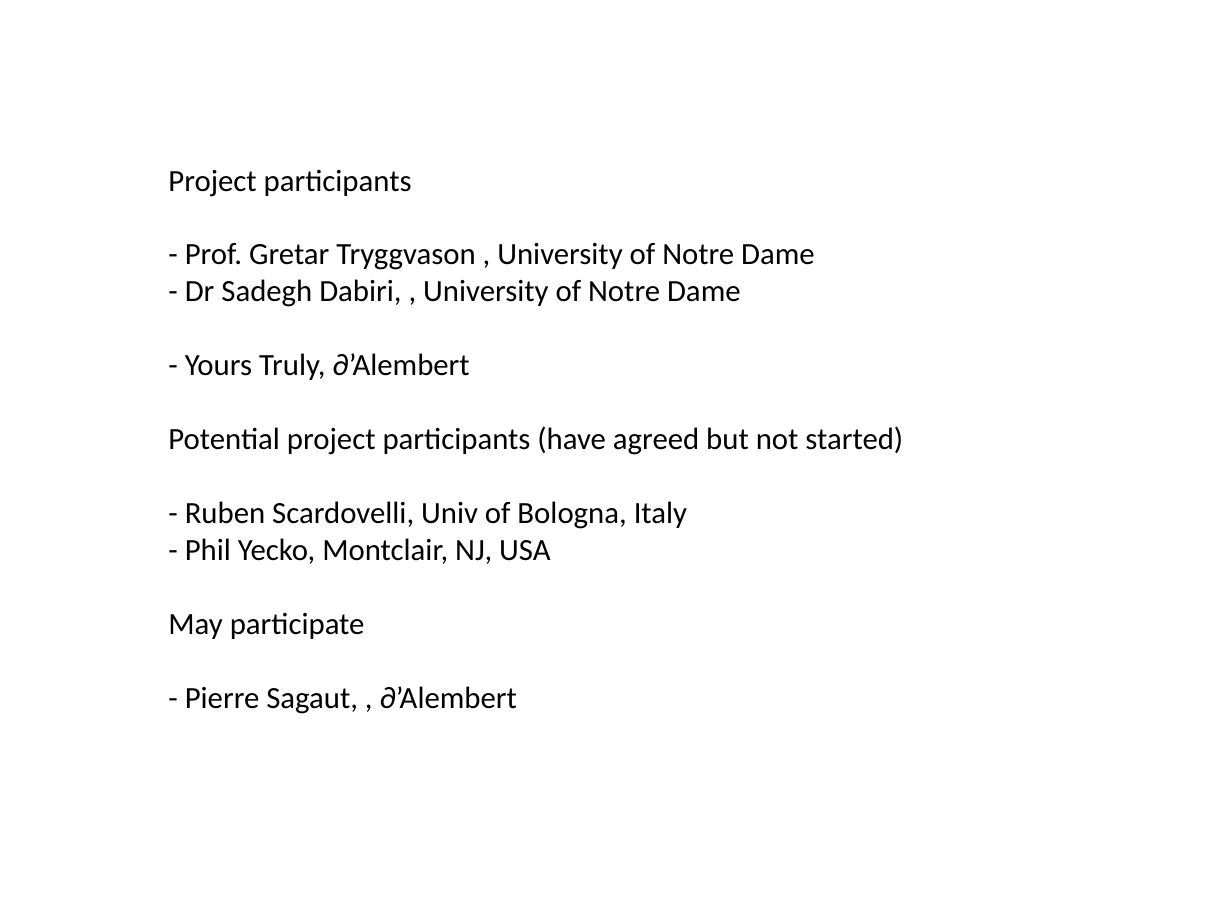
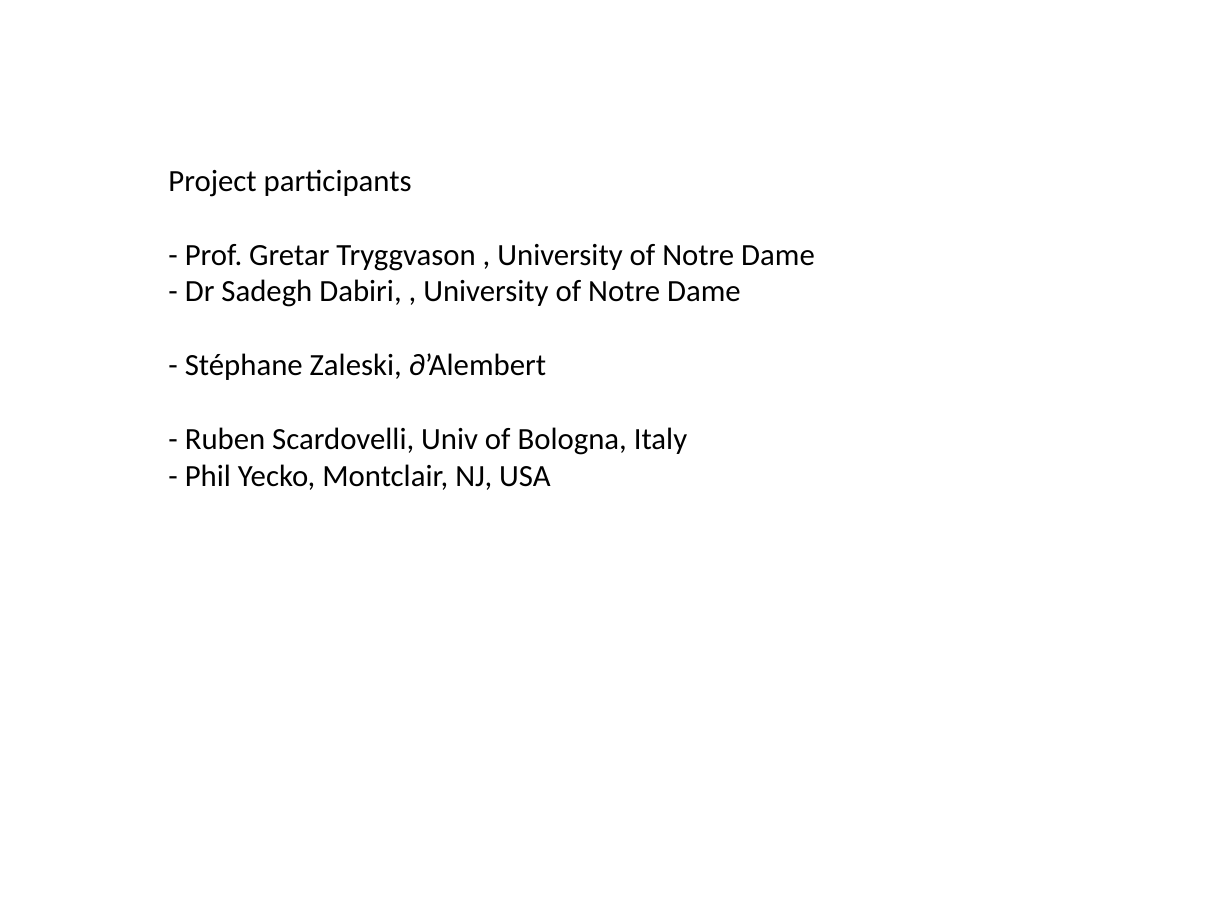
Before and after one commit to slitvinov/paris-git, a slide deck: slide 2 of Documentation/ParisSimulator.pptx. Drawn at 1232x924 pixels with LibreOffice and Linux fonts; fonts in the diff are those of the drawing. Boxes give left, top, right and bottom in pixels: in the first picture for what was removed or moved away, otherwise in the second. Text is boxed around its words. In the diff, an @@ line names an element or a change of style, - is before the commit and + after.

```diff
--- a/Documentation/ParisSimulator.pptx
+++ b/Documentation/ParisSimulator.pptx
@@ text at [185,353,546,380]: text changed @@
-- Yours Truly, ∂’Alembert
-Potential project participants (have agreed but not started)
+- Stéphane Zaleski, ∂’Alembert
@@ text at [168,612,517,714]: paragraphs removed @@
-May participate
-- Pierre Sagaut, , ∂’Alembert
```
Also in this commit, not shown: 7 other slides changed, 2 slides removed, 15 other files.
